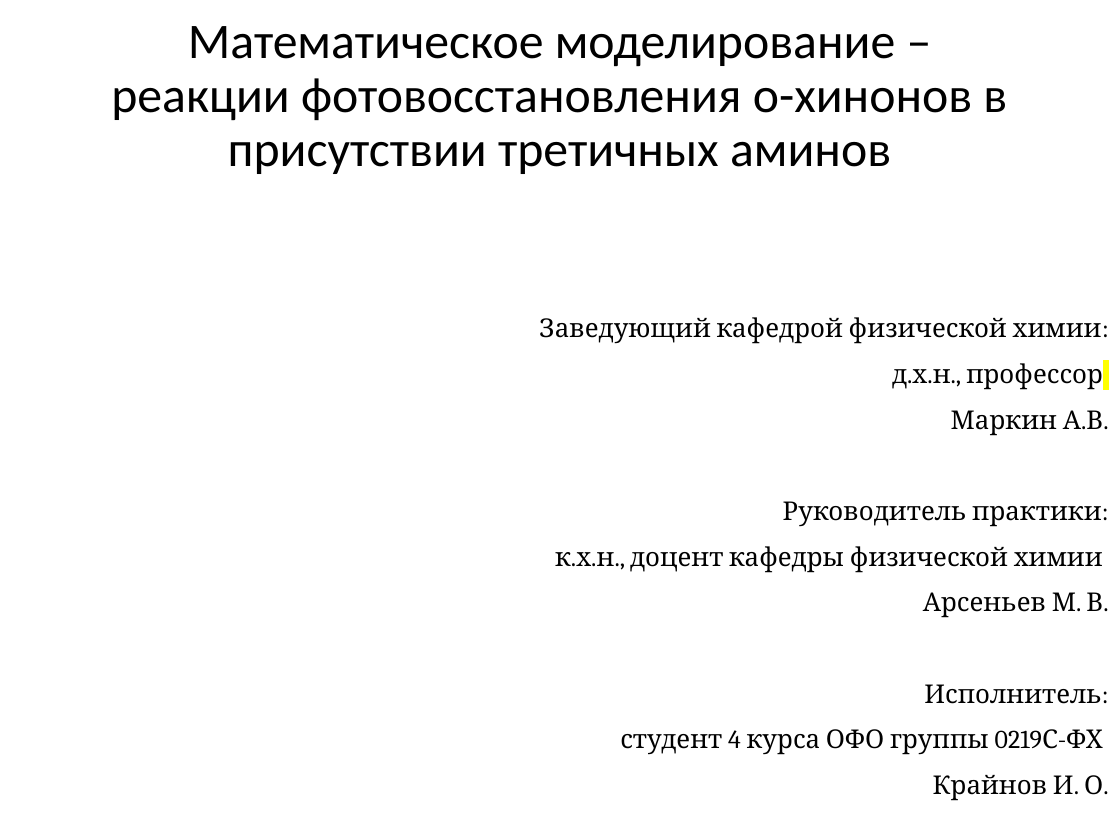
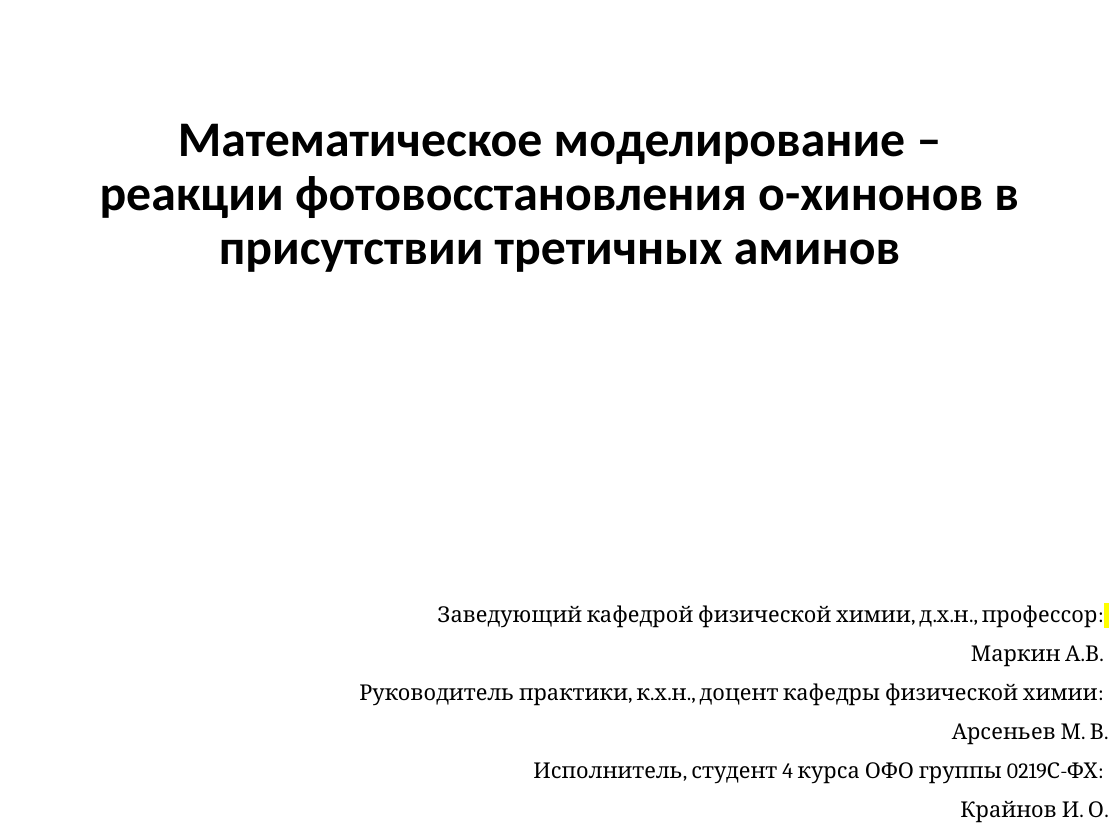
Before and after one commit to EnglishBeach/Course-work, a slide deck: slide 1 of Презентация.pptx. Drawn at 1120x840 pixels with LibreOffice and Linux fonts; fonts in the diff are those of the drawing. Boxes give left, top, right and bottom in pixels: in the first picture for what was removed or moved away, otherwise in the second. Text is boxed around its words. In the diff, an @@ line names an element or a change of style, - is before the commit and + after.

```diff
--- a/Презентация.pptx
+++ b/Презентация.pptx
@@ title "Математическое моделирование – реакции фотовосстановления ...": place and size @@
-title "Математическое моделирование – реакции фотовосстановления ..." at (111,26,1007,174)
+title "Математическое моделирование – реакции фотовосстановления ..." at (100,123,1019,272)
@@ title "Математическое моделирование – реакции фотовосстановления ..." at (100,123,1019,272): bold on @@
@@ subtitle "Заведующий кафедрой физической химии, д.х.н., ...": place and size @@
-subtitle "Заведующий кафедрой физической химии, д.х.н., ..." at (539,317,1103,801)
+subtitle "Заведующий кафедрой физической химии, д.х.н., ..." at (359,605,1104,823)
@@ subtitle at (437,605,1098,628): text changed; size 16.6 to 14 pt @@
-Заведующий кафедрой физической химии:
-д.х.н., профессор
+Заведующий кафедрой физической химии, д.х.н., профессор:
@@ subtitle at (952,645,1104,823): size 16.6 to 14 pt in "Маркин А.В.", "Арсеньев М. В.", "Крайнов И. О."; line spacing 0.97 to 0.9 @@
@@ subtitle at (359,683,1098,706): text changed; size 16.6 to 14 pt @@
-Руководитель практики:
-к.х.н., доцент кафедры физической химии
+Руководитель практики, к.х.н., доцент кафедры физической химии:
@@ subtitle at (533,762,1098,784): text changed; size 16.6 to 14 pt @@
-Исполнитель:
-студент 4 курса ОФО группы 0219С-ФХ
+Исполнитель, студент 4 курса ОФО группы 0219С-ФХ:
```
Also in this commit, not shown: 4 other slides changed, 1 slide added, 2 other files.
